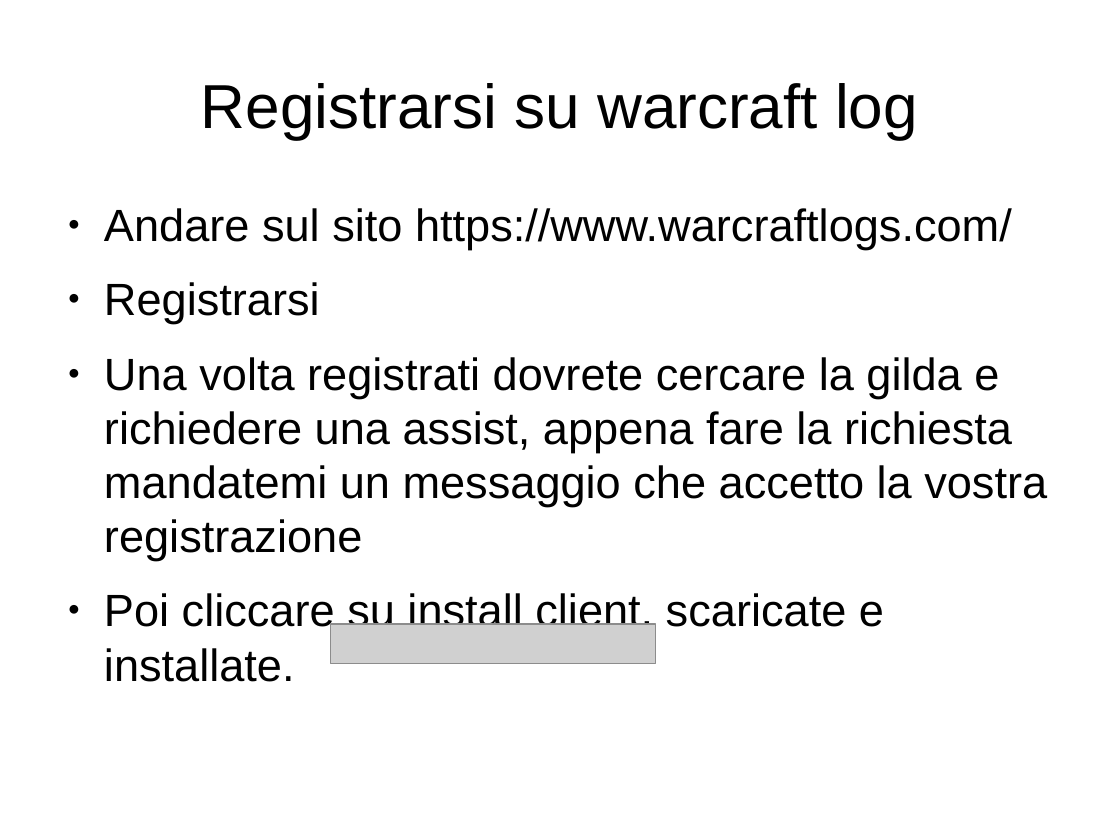
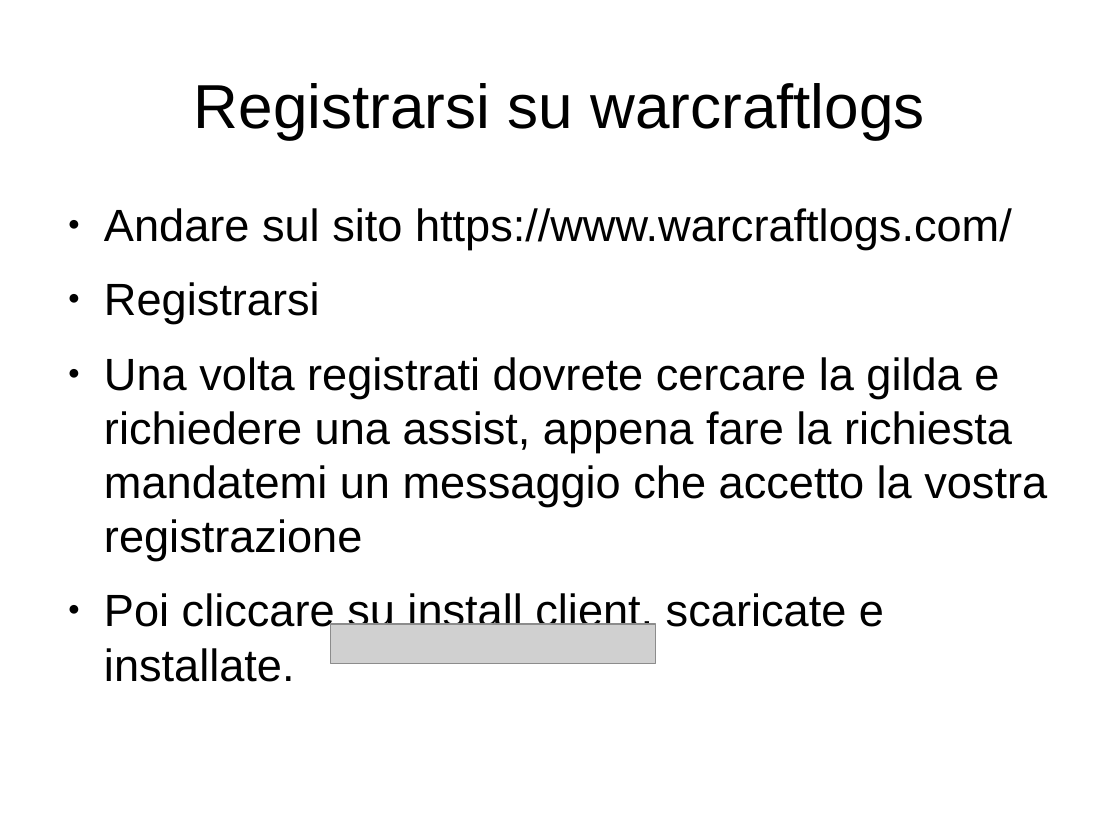
Before and after one commit to sasshaa/Documenti-della-gilda, a slide deck: slide 5 of caricare i log/caricare i log.odp. Drawn at 1120x840 pixels with LibreOffice and Linux fonts; fonts in the diff are those of the drawing; grey boxes stand for pictures. Boxes give left, top, right and bottom in pixels: in the first picture for what was removed or moved away, otherwise in the second. Text is boxed around its words. In the diff, an @@ line names an element or a change of style, - is before the commit and + after.

```diff
--- a/caricare i log/caricare i log.odp
+++ b/caricare i log/caricare i log.odp
@@ title at box(194, 83, 924, 139): text changed @@
-Registrarsi su warcraft log
+Registrarsi su warcraftlogs
```
Also in this commit, not shown: 5 slides added, 1 slide removed, 1 other file.
